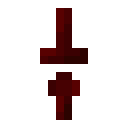
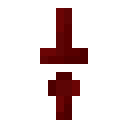
Revision of a layered 128 × 128 image; what changed, layer by layer:
painted on "Background" over [40, 8, 88, 120]
